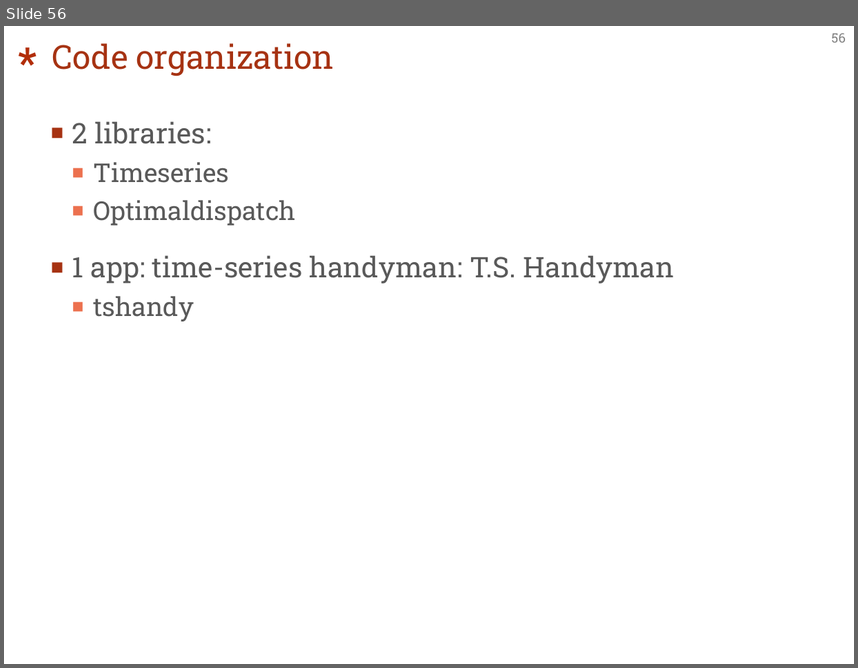
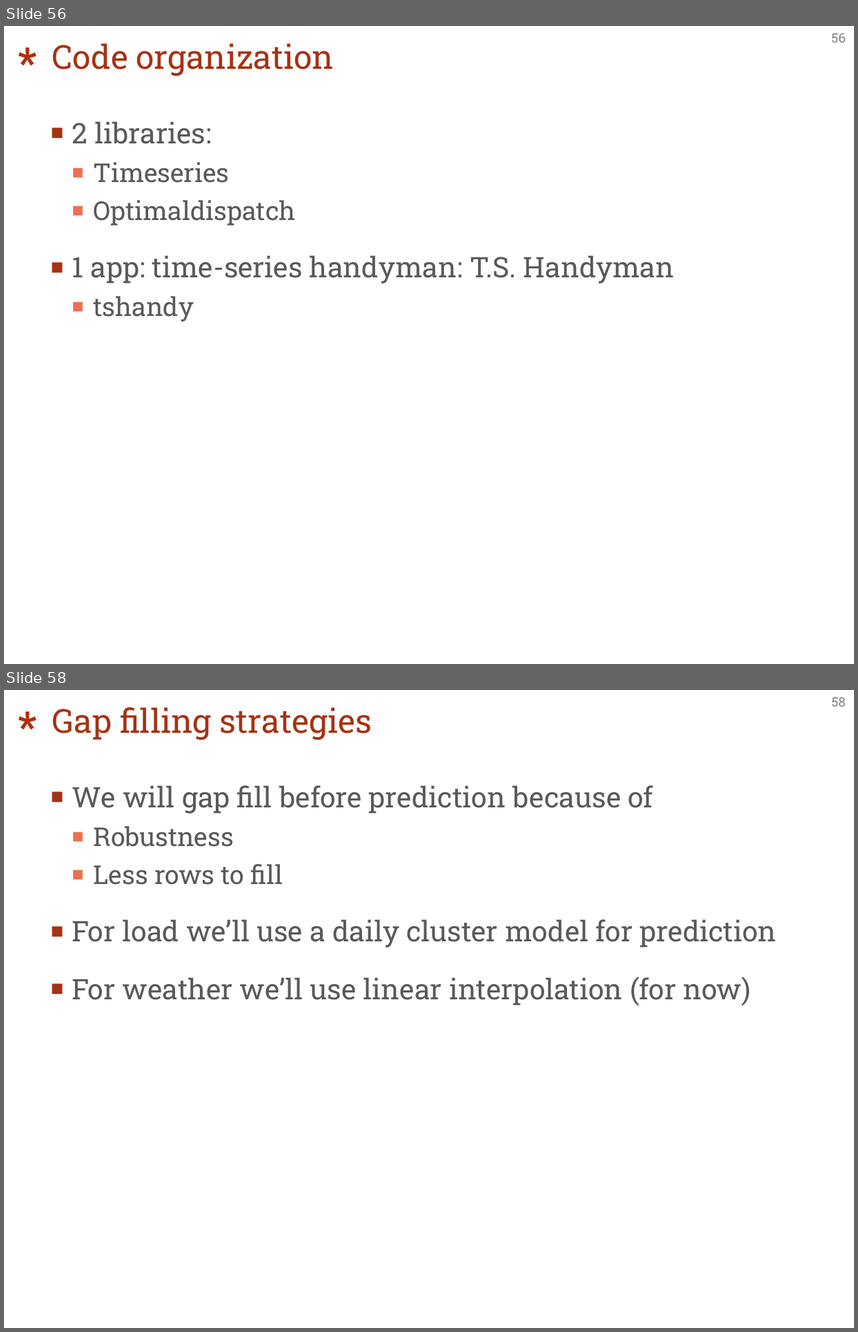
Before and after one commit to EBlonkowski/tshandy, a slide deck: architecture/architecture.pptx. Shown one above the other, each under a label of ours: slide 56 before the commit, slides 56 and 58 after it; the slides between them are not shown. The pictures are 858x668 and 858x1332 pixels, drawn with LibreOffice and Linux fonts; fonts in the diff are those of the drawing. Boxes give left, top, right and bottom in pixels: in the first picture for what was removed or moved away, otherwise in the second. Text is boxed around its words. In the diff, an @@ line names an element or a change of style, - is before the commit and + after.

```diff
--- a/architecture/architecture.pptx
+++ b/architecture/architecture.pptx
@@ slide 58 added at (4,690,854,1328), background #FFFFFF; not listed: 2 template elements that a slide beside it also shows @@
@@ title added at (52,707,372,740), 28 pt, text #A63212 @@
+Gap filling strategies
@@ text added at (72,785,777,1005), 24 pt, text #595959 @@
+■ We will gap fill before prediction because of
+  ■ Robustness
+  ■ Less rows to fill
+■ For load we’ll use a daily cluster model for prediction
+■ For weather we’ll use linear interpolation (for now)
```
Also in this commit, not shown: 1 other slide added, 8 other files.
